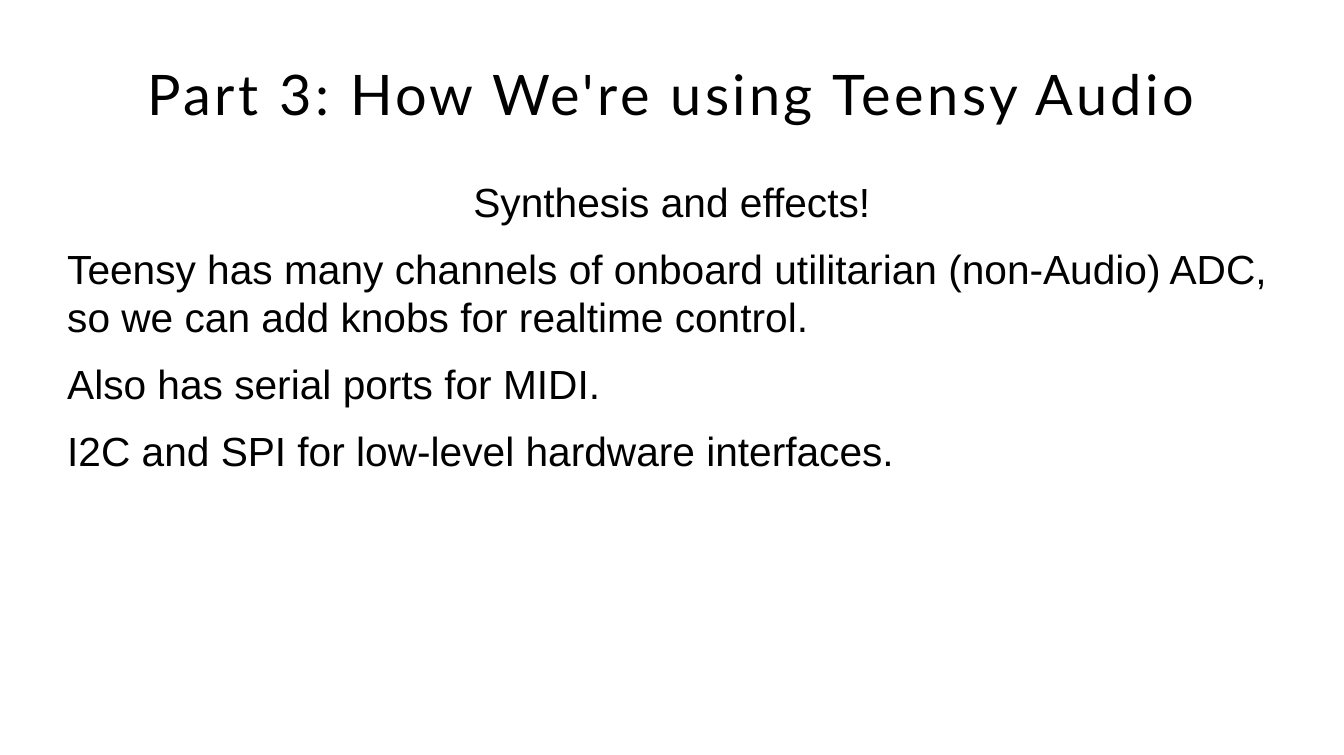
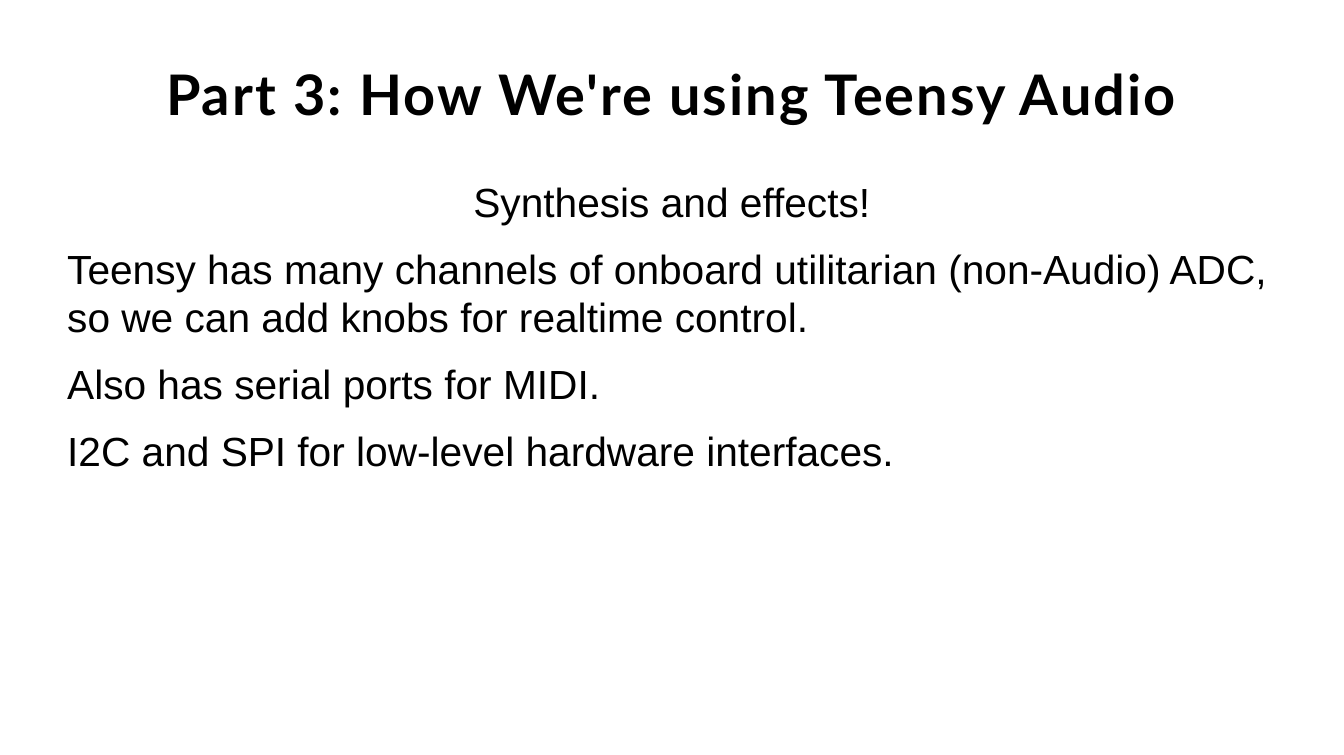
Before and after one commit to Jacquot-SFE/Teensy-synth-platform, a slide deck: slide 10 of presentation/slides/teensy-synthesis.odp. Drawn at 1344x755 pixels with LibreOffice and Linux fonts; fonts in the diff are those of the drawing; background and template pictures are left out. Boxes give left, top, right and bottom in pixels: in the first picture for what was removed or moved away, otherwise in the second. Text is boxed around its words. In the diff, an @@ line names an element or a change of style, - is before the commit and + after.

```diff
--- a/presentation/slides/teensy-synthesis.odp
+++ b/presentation/slides/teensy-synthesis.odp
@@ title "Part 3: How We're using ...": place and size @@
-title "Part 3: How We're using ..." at bbox=[148, 73, 1194, 125]
+title "Part 3: How We're using ..." at bbox=[166, 73, 1175, 125]
@@ title "Part 3: How We're using ..." at bbox=[166, 73, 1175, 125]: letter spacing 2 to 1.2 pt, bold on @@
```
Also in this commit, not shown: 27 other slides changed, 6 slides added.
